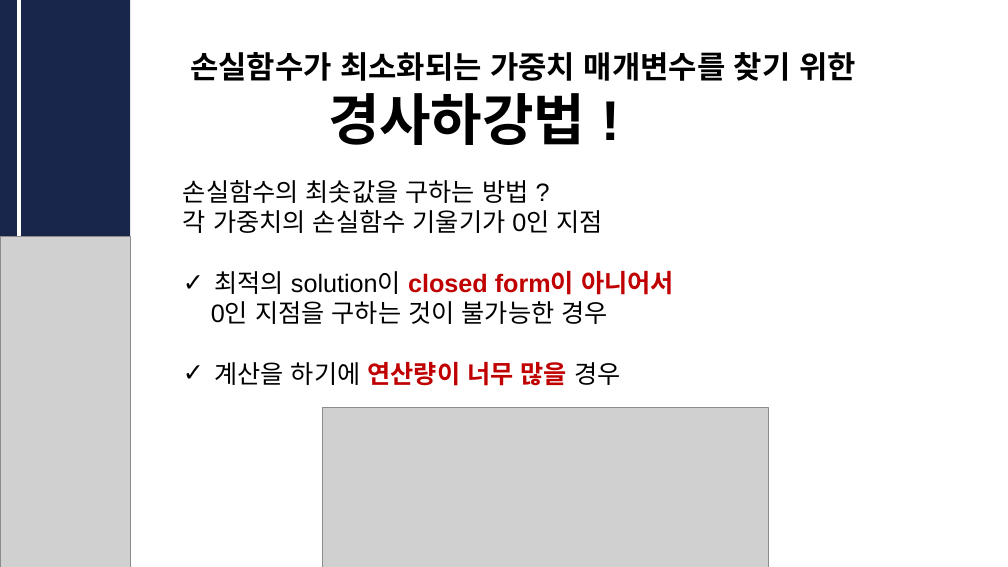
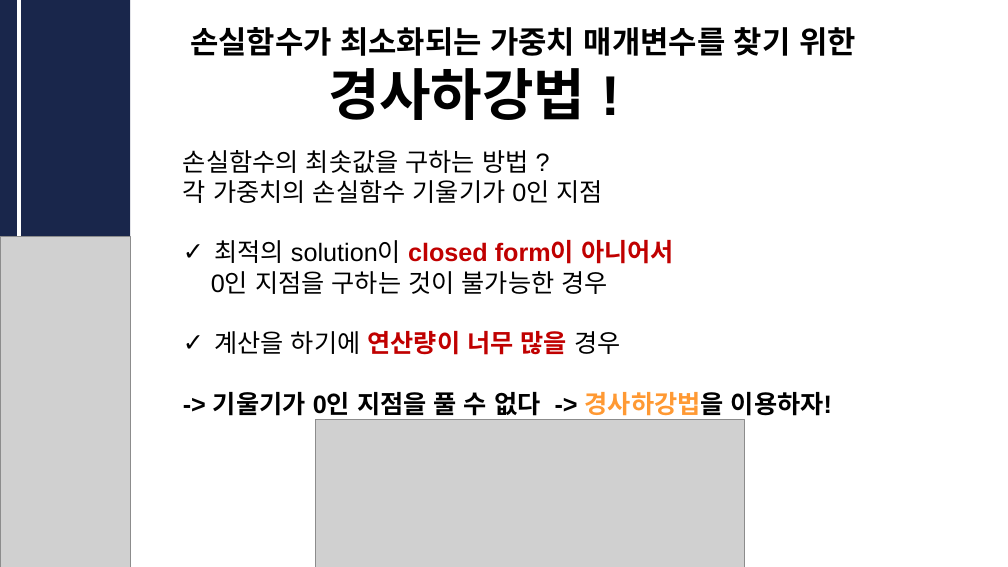
Before and after one commit to CUAI-CAU/2023-1_Study_DLfromScratch1, a slide deck: slide 6 of 발표자료/CUAI_딥러닝__0523.pptx. Drawn at 1008x567 pixels with LibreOffice and Linux fonts; fonts in the diff are those of the drawing; grey boxes stand for pictures. Boxes give left, top, right and bottom in pixels: in the first picture for what was removed or moved away, otherwise in the second. Text is boxed around its words. In the diff, an @@ line names an element or a change of style, - is before the commit and + after.

```diff
--- a/발표자료/CUAI_딥러닝__0523.pptx
+++ b/발표자료/CUAI_딥러닝__0523.pptx
@@ text "손실함수가 최소화되는 가중치 매개변수를 찾기 ...": place and size @@
-text "손실함수가 최소화되는 가중치 매개변수를 찾기 ..." at [190,52,856,145]
+text "손실함수가 최소화되는 가중치 매개변수를 찾기 ..." at [190,27,856,120]
@@ text "손실함수의 최솟값을 구하는 방법 ?": place and size @@
-text "손실함수의 최솟값을 구하는 방법 ?" at [183,180,674,386]
+text "손실함수의 최솟값을 구하는 방법 ?" at [183,150,832,416]
@@ text at [213,392,832,416]: paragraph added @@
+-> 기울기가 0인 지점을 풀 수 없다 -> 경사하강법을 이용하자!
@@ picture: place and size @@
-picture at [323,408,769,567]
+picture at [316,419,744,567]
```
